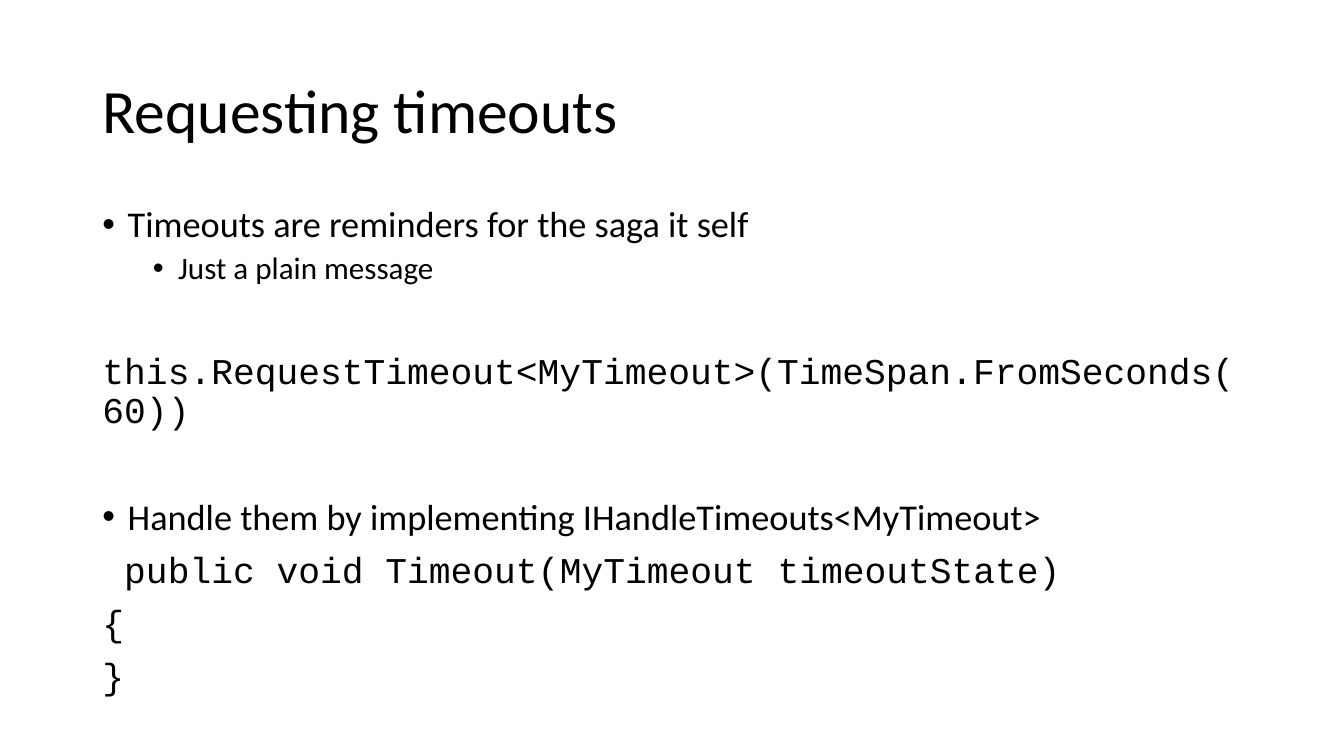
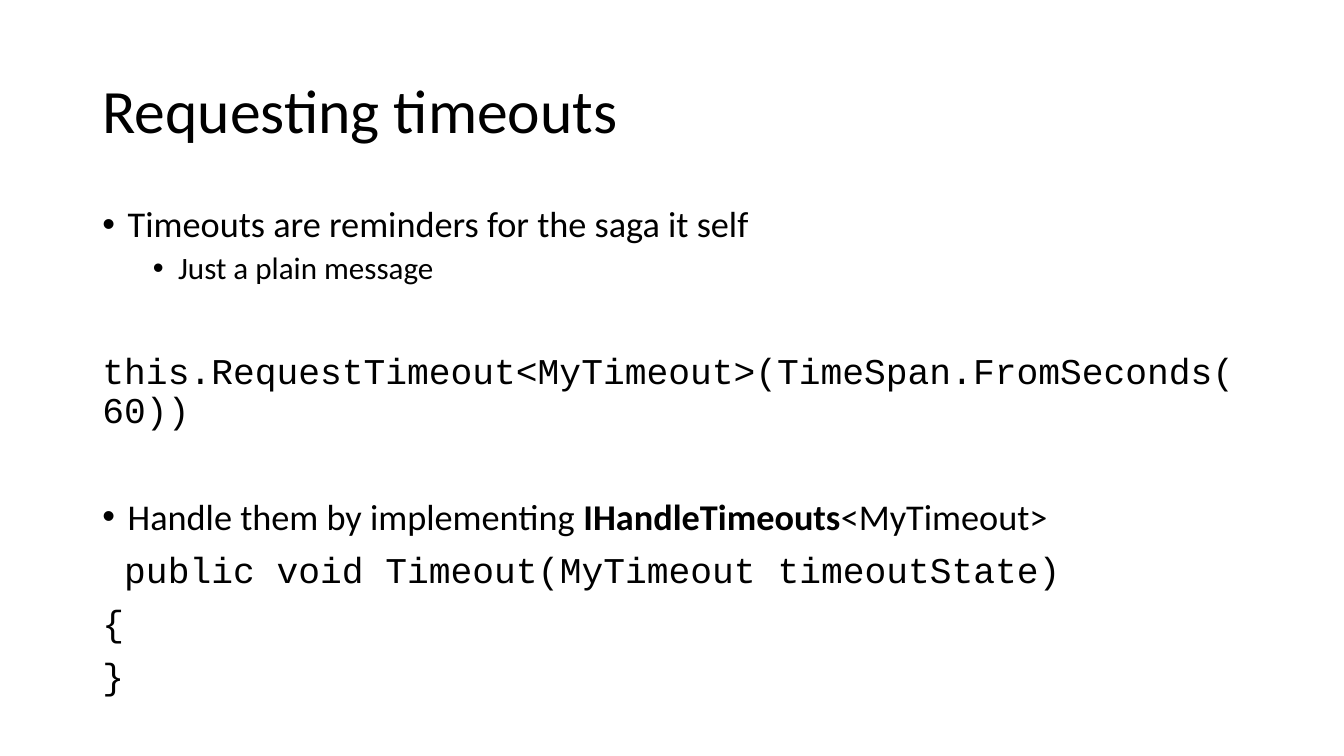
Before and after one commit to Particular/SagaMasterClass, a slide deck: slide 8 of SagaMasterClass.pptx (slide 9 before the commit). Drawn at 1344x756 pixels with LibreOffice and Linux fonts; fonts in the diff are those of the drawing. Boxes give left, top, right and bottom in pixels: in the first picture for what was removed or moved away, otherwise in the second. Text is boxed around its words. In the diff, an @@ line names an element or a change of style, - is before the commit and + after.

```diff
--- a/SagaMasterClass.pptx
+++ b/SagaMasterClass.pptx
@@ text at [128, 504, 1047, 537]: bold on in "IHandleTimeouts<MyTimeout>" @@
```
Also in this commit, not shown: 8 other slides changed, 9 slides removed.
